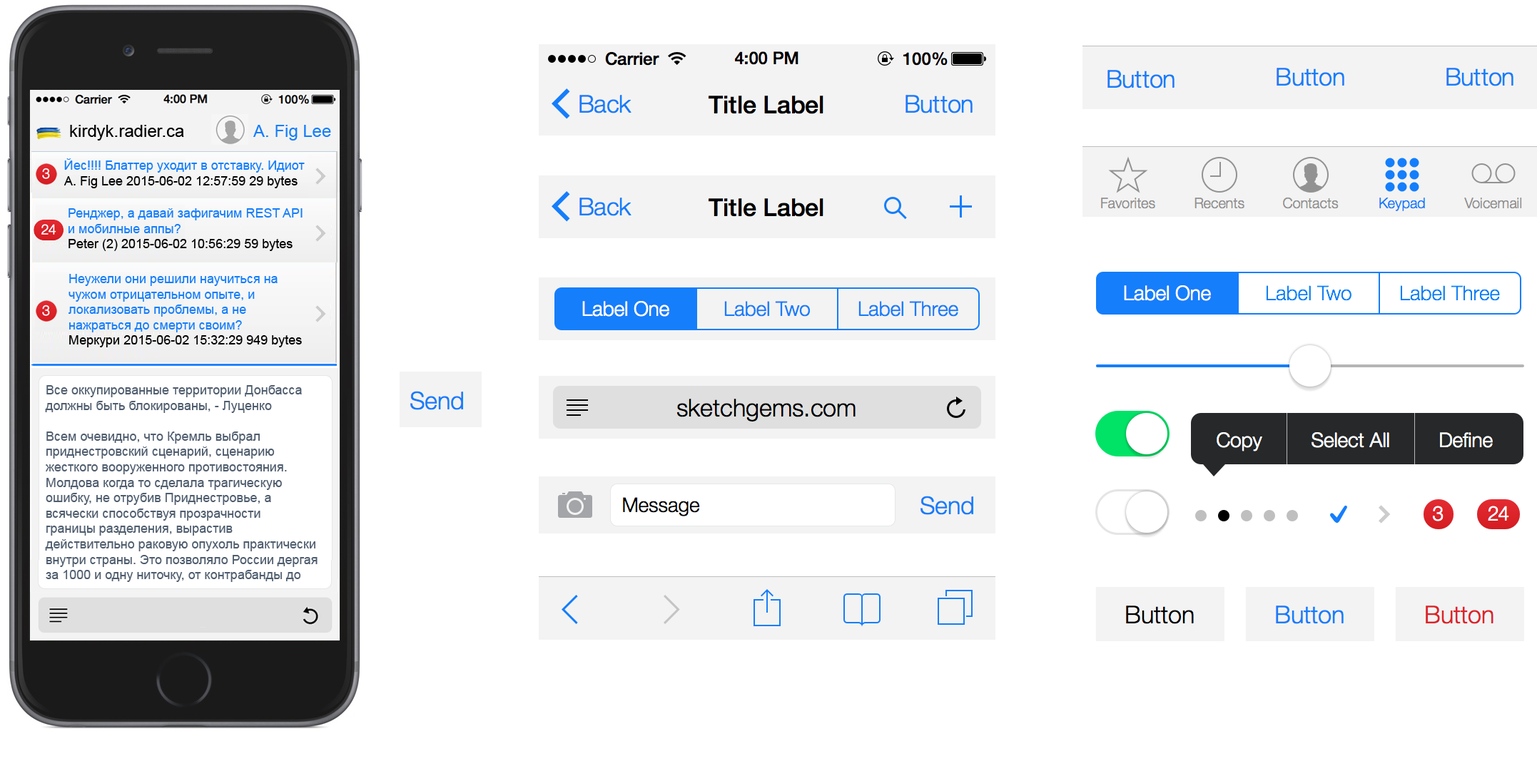
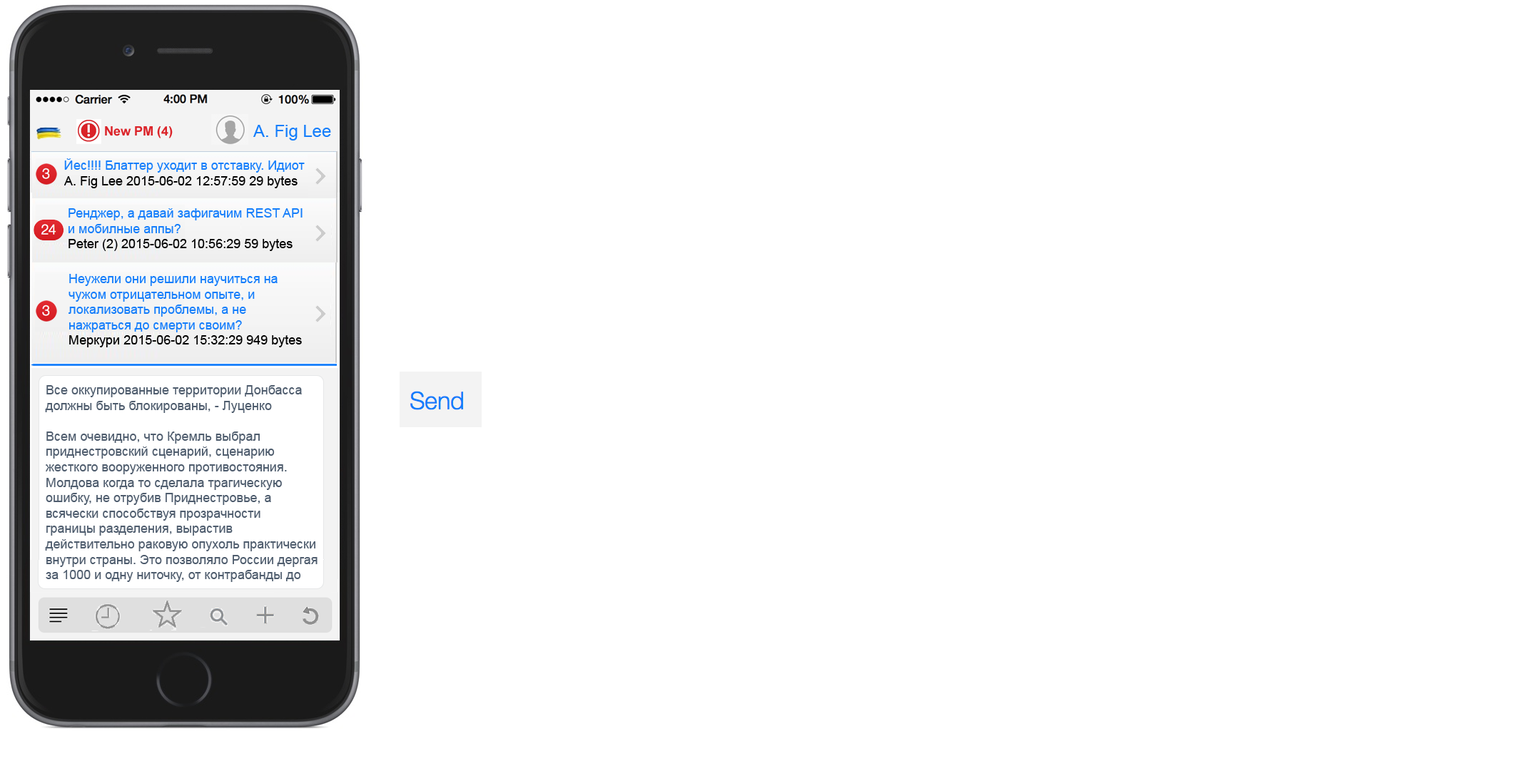
Before/after of a 1537 x 761 layered artwork. What changed in the layer stack:
added layer "search button" above "Star button" over [209, 607, 229, 627]
added layer "Star button" above "Layer 6" over [149, 600, 183, 631]
renamed "Layer 9" to "Layer 11", painted on it over [91, 375, 333, 632]
removed layer "Layer 7" over [91, 375, 333, 632]
added layer "by date button" above "New message" over [91, 603, 121, 632]
added layer "New message" above "Footer" over [256, 605, 275, 625]
renamed "Layer 8" to "Footer", painted on it over [91, 600, 319, 632]
hid "UI elements" over [538, 44, 1537, 642]
added layer "New PM (4)" above "Exclamation mark" over [104, 126, 173, 139]
added layer "Exclamation mark" above "Background" over [76, 119, 102, 145]
painted on "Background" over [69, 124, 185, 141]
